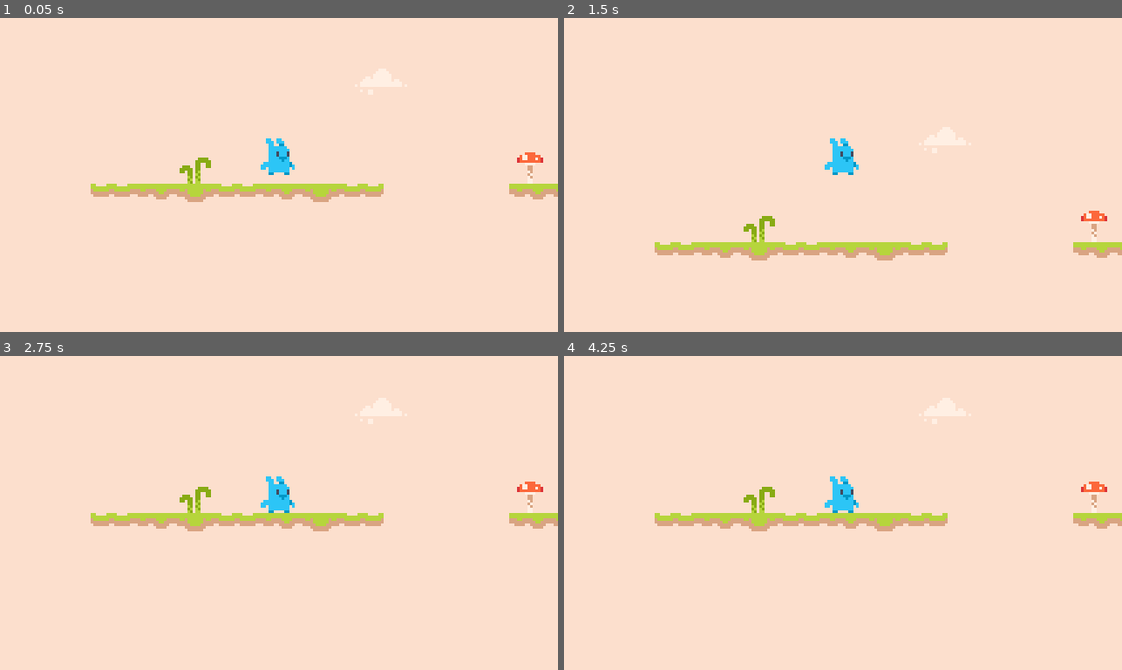
Above: before the commit, frames 1-4 (two rows, left to right).
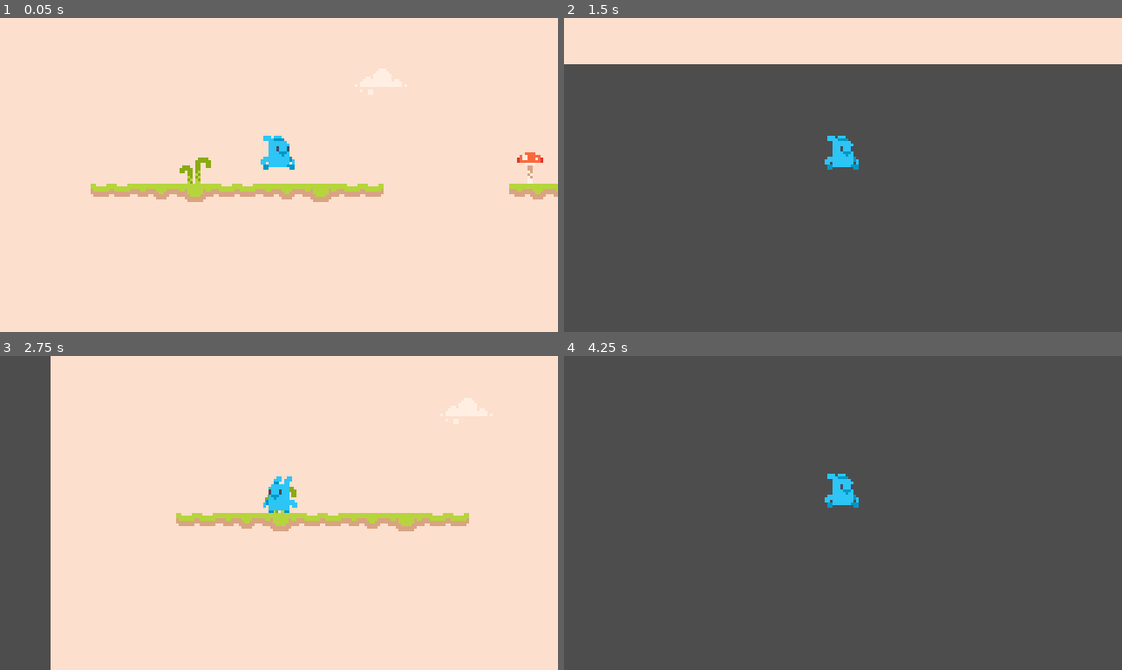
Above: after the commit, the same moments.

Repository: Crimizine/game_dev_start_apateu_apateu
Game: Godot game, scene res://Scenes/level.tscn
Same seed, same stepped clock (60 frames per second), same inputs: the game is played once before the commit and once after it.
Inputs:
- Up to frame 1 (0.05 s): no input
- Up to frame 2 (1.5 s): tap Enter at 0.5 s; hold D (right) from 0.53 s (still down); tap Space (jump) at 0.6, 0.77, 1.07, 1.35 s
- Up to frame 3 (2.75 s): tap Space (jump) at 1.52, 1.82, 2.1 s; release D (right) at 2.03 s; hold A (left) from 2.03 s (still down)
- Up to frame 4 (4.25 s): release A (left) at 2.78 s; hold D (right) from 2.78 s (still down); tap Space (jump) at 2.85, 3.02, 3.32, 3.6, 3.77, 4.07 s

The runs differ from the first frame. In frame 1, 0.3% of the frame differs, in the area x 46-53%, y 37-50%; in frame 2, 85%; in frame 3, 12%; in frame 4, 100%, in the area x 0-100%, y 0-100%.

Commit message:
added player movement and animations for player

Diff:
--- a/new-game-project/Scenes/level.tscn
+++ b/new-game-project/Scenes/level.tscn
@@ -176,6 +176,7 @@
 
 [node name="Camera2D" type="Camera2D" parent="Player"]
 zoom = Vector2(3, 3)
+position_smoothing_speed = 4.0
 
 [node name="deathzone" parent="." instance=ExtResource("3_6phgx")]
 position = Vector2(308, 359)
--- a/new-game-project/Scenes/player.tscn
+++ b/new-game-project/Scenes/player.tscn
@@ -1,7 +1,15 @@
-[gd_scene load_steps=7 format=3 uid="uid://deb32kjkmxwrn"]
+[gd_scene load_steps=9 format=3 uid="uid://deb32kjkmxwrn"]
 
 [ext_resource type="Script" uid="uid://3p00vs4tly7b" path="res://Scripts/player.gd" id="1_cvnsp"]
 [ext_resource type="Texture2D" uid="uid://6yyr7cydjrtd" path="res://Assets/Tilemaps/tilemap_packed.png" id="2_6t5aa"]
+
+[sub_resource type="AtlasTexture" id="AtlasTexture_cvnsp"]
+atlas = ExtResource("2_6t5aa")
+region = Rect2(80, 64, 16, 16)
+
+[sub_resource type="AtlasTexture" id="AtlasTexture_6t5aa"]
+atlas = ExtResource("2_6t5aa")
+region = Rect2(96, 64, 16, 16)
 
 [sub_resource type="AtlasTexture" id="AtlasTexture_vgqql"]
 atlas = ExtResource("2_6t5aa")
@@ -15,14 +23,30 @@
 animations = [{
 "frames": [{
 "duration": 1.0,
+"texture": SubResource("AtlasTexture_cvnsp")
+}],
+"loop": true,
+"name": &"idle",
+"speed": 5.0
+}, {
+"frames": [{
+"duration": 1.0,
+"texture": SubResource("AtlasTexture_6t5aa")
+}],
+"loop": true,
+"name": &"jumping",
+"speed": 5.0
+}, {
+"frames": [{
+"duration": 1.0,
 "texture": SubResource("AtlasTexture_vgqql")
 }, {
 "duration": 1.0,
 "texture": SubResource("AtlasTexture_fkybt")
 }],
 "loop": true,
-"name": &"default",
-"speed": 6.0
+"name": &"run",
+"speed": 5.0
 }]
 
 [sub_resource type="CapsuleShape2D" id="CapsuleShape2D_3smsa"]
@@ -35,6 +59,8 @@
 [node name="AnimatedSprite2D" type="AnimatedSprite2D" parent="."]
 position = Vector2(0, -8)
 sprite_frames = SubResource("SpriteFrames_x3wgy")
+animation = &"run"
+autoplay = "idle"
 
 [node name="CollisionShape2D" type="CollisionShape2D" parent="."]
 position = Vector2(0, -6)
--- a/new-game-project/Scripts/player.gd
+++ b/new-game-project/Scripts/player.gd
@@ -1,7 +1,8 @@
 extends CharacterBody2D
 
+@onready var animated_sprite_2d: AnimatedSprite2D = $AnimatedSprite2D
 
-const SPEED = 150.0
+const SPEED = 115.0
 const JUMP_VELOCITY = - 250.0
 
 
@@ -14,9 +15,24 @@
 	if Input.is_action_just_pressed("jump") and is_on_floor():
 		velocity.y = JUMP_VELOCITY
 
-	# Get the input direction and handle the movement/deceleration.
-	# As good practice, you should replace UI actions with custom gameplay actions.
-	var direction := Input.get_axis("ui_left", "ui_right")
+	# Get the input direction: -1,0,1
+	var direction := Input.get_axis("left", "right")
+	#flip the poition of the sprite based on directionw
+	if direction > 0:
+		animated_sprite_2d.flip_h = false
+	elif direction < 0:
+		animated_sprite_2d.flip_h = true
+
+	#play animations
+	if is_on_floor():
+		if direction == 0:
+			animated_sprite_2d.play("idle")
+		else:
+			animated_sprite_2d.play("run")
+	else:
+		animated_sprite_2d.play("jumping")
+
+
 	if direction:
 		velocity.x = direction * SPEED
 	else:
